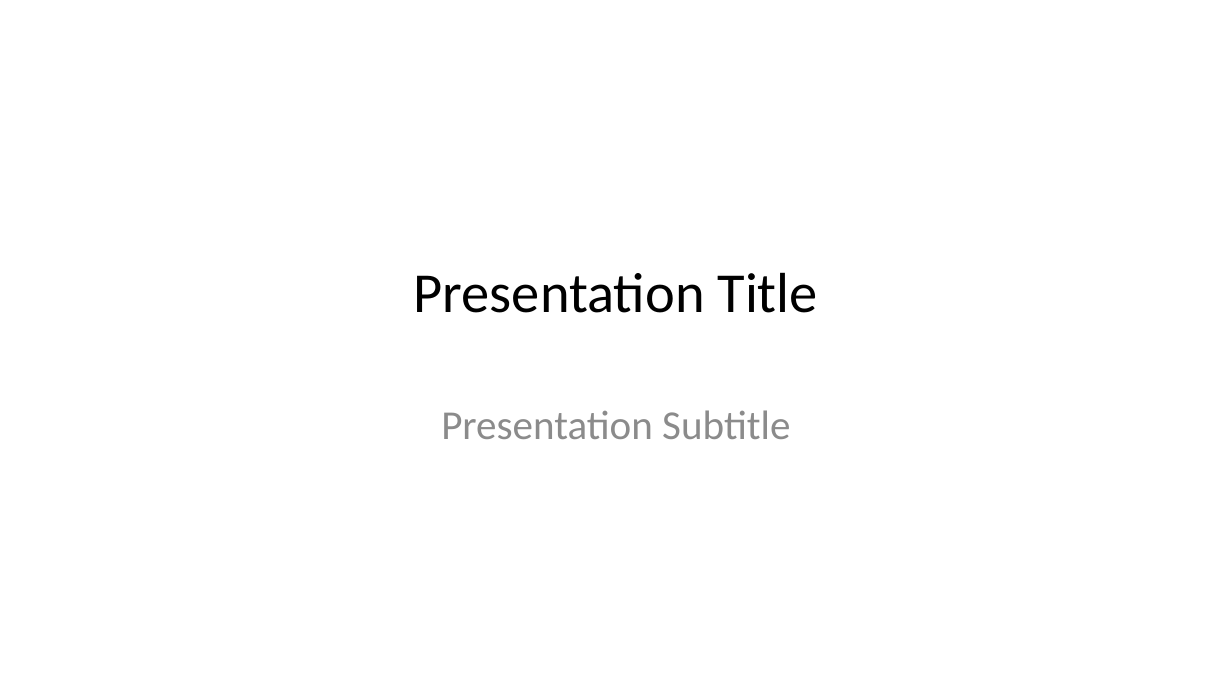
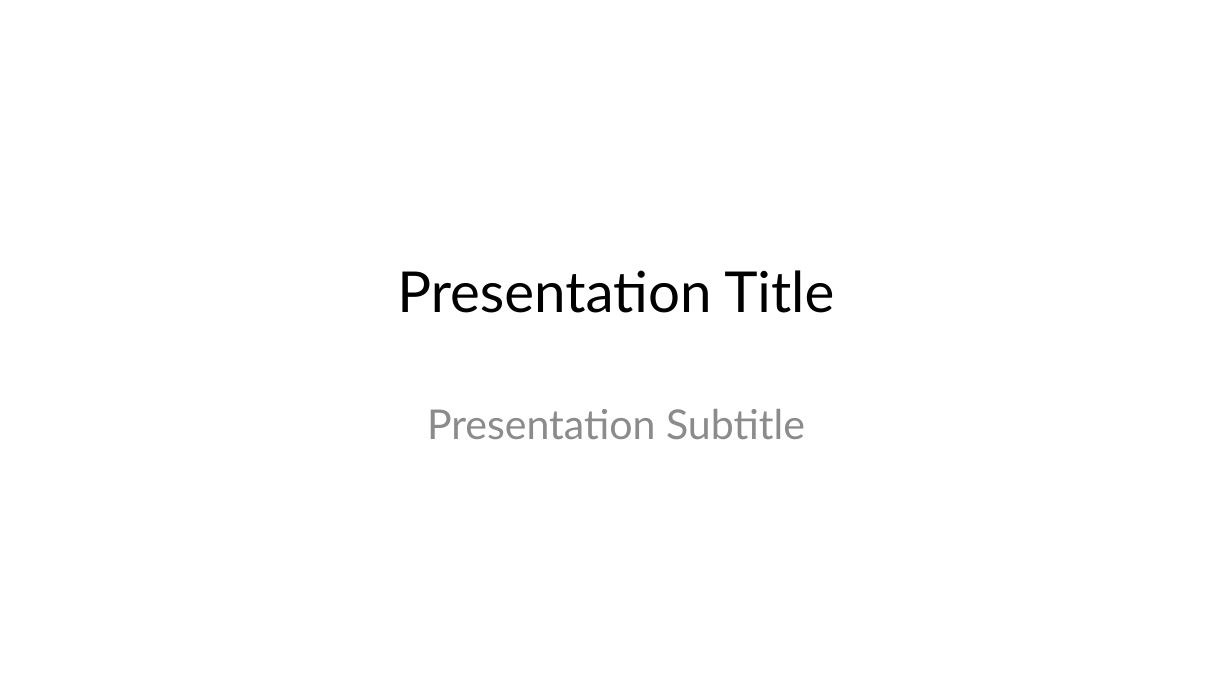
Before and after one commit to jcsalo/patient_education, a slide deck: slide 1 of template.pptx. Drawn at 1232x693 pixels with LibreOffice and Linux fonts; fonts in the diff are those of the drawing. Boxes give left, top, right and bottom in pixels: in the first picture for what was removed or moved away, otherwise in the second. Text is boxed around its words. In the diff, an @@ line names an element or a change of style, - is before the commit and + after.

```diff
--- a/template.pptx
+++ b/template.pptx
@@ title "Presentation Title" at [397, 270, 834, 313]: font Calibri to Lato @@
@@ subtitle "Presentation Subtitle" at [427, 409, 805, 439]: font Calibri to Lato @@
```
Also in this commit, not shown: 3 other slides changed, 3 other files.
